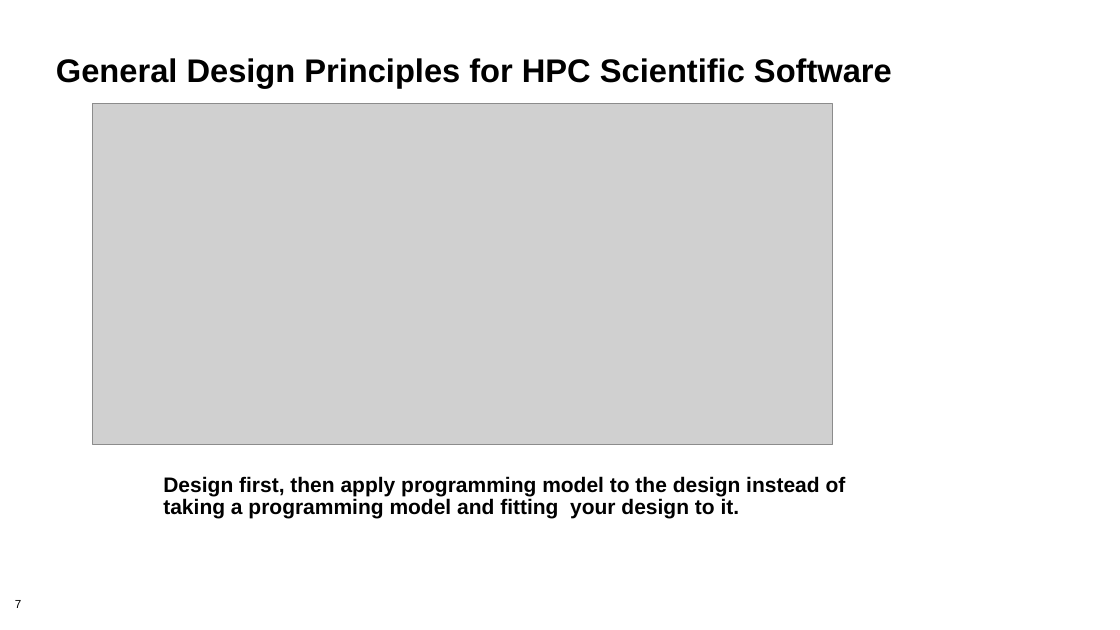
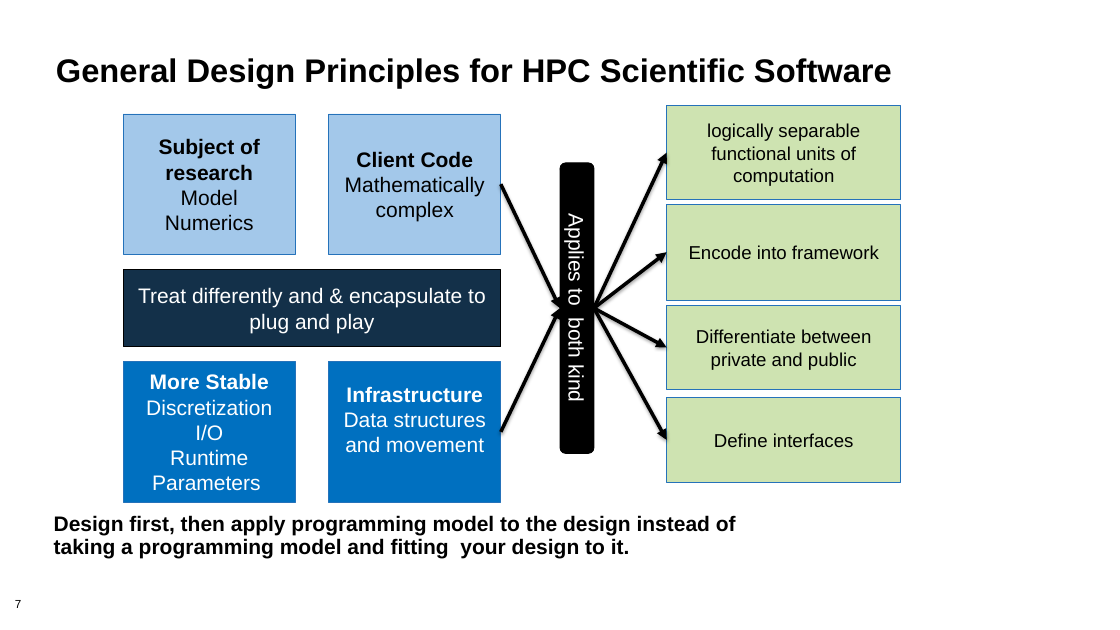
Before and after one commit to bssw-tutorial/presentations, a slide deck: slide 7 of design.pptx. Drawn at 1120x630 pixels with LibreOffice and Linux fonts; fonts in the diff are those of the drawing; grey boxes stand for pictures; background and template pictures are left out. Boxes give left, top, right and bottom in pixels: in the first picture for what was removed or moved away, otherwise in the second. Text is boxed around its words. In the diff, an @@ line names an element or a change of style, - is before the commit and + after.

Commit message:
all presentations updated for ISC

```diff
--- a/design.pptx
+++ b/design.pptx
@@ picture removed at (93,104,833,445) @@
@@ rectangle added at (124,114,296,255), fill #A3C8EA, outline #2673BA 0.75 pt, 18 pt, text #000000, bold @@
+Subject of research
+Model
+Numerics
@@ rectangle added at (329,114,501,255), fill #A3C8EA, outline #2673BA 0.75 pt, 18 pt, text #000000 @@
+Client Code
+Mathematically complex
@@ rounded rectangle added at (560,163,594,454), fill #000000, outline #000000 0.75 pt, 18 pt, text #FFFFFF @@
+Applies to both kind
@@ arrow added from (594, 308) to (666, 153), #000000 3 pt @@
@@ arrow added from (501, 184) to (560, 308), #000000 3 pt @@
@@ arrow added from (594, 308) to (666, 252), #000000 3 pt @@
@@ rectangle added at (124,270,501,347), fill #133049, outline #000000 0.75 pt, 18 pt, text #FFFFFF @@
+Treat differently and & encapsulate to plug and play
@@ arrow added from (501, 432) to (560, 308), #000000 3 pt @@
@@ arrow added from (594, 308) to (666, 348), #000000 3 pt @@
@@ arrow added from (594, 308) to (666, 440), #000000 3 pt @@
@@ rectangle added at (124,362,296,502), fill #0070C0, outline #2673BA 0.75 pt, 18 pt, text #FFFFFF @@
+More Stable
+Discretization
+I/O
+Runtime Parameters
@@ rectangle added at (329,362,501,502), fill #0070C0, outline #2673BA 0.75 pt, 18 pt, text #FFFFFF @@
+Infrastructure
+Data structures and movement
@@ group added at (666,106,901,482): 4 rectangles @@
+logically separable functional units of computation
+Encode into framework
+Differentiate between private and public
+Define interfaces
@@ text "Design first, then apply programming ...": place and size @@
-text "Design first, then apply programming ..." at (163,476,846,519)
+text "Design first, then apply programming ..." at (54,515,736,558)
```
Also in this commit, not shown: 1 other slide changed, 3 other files.
